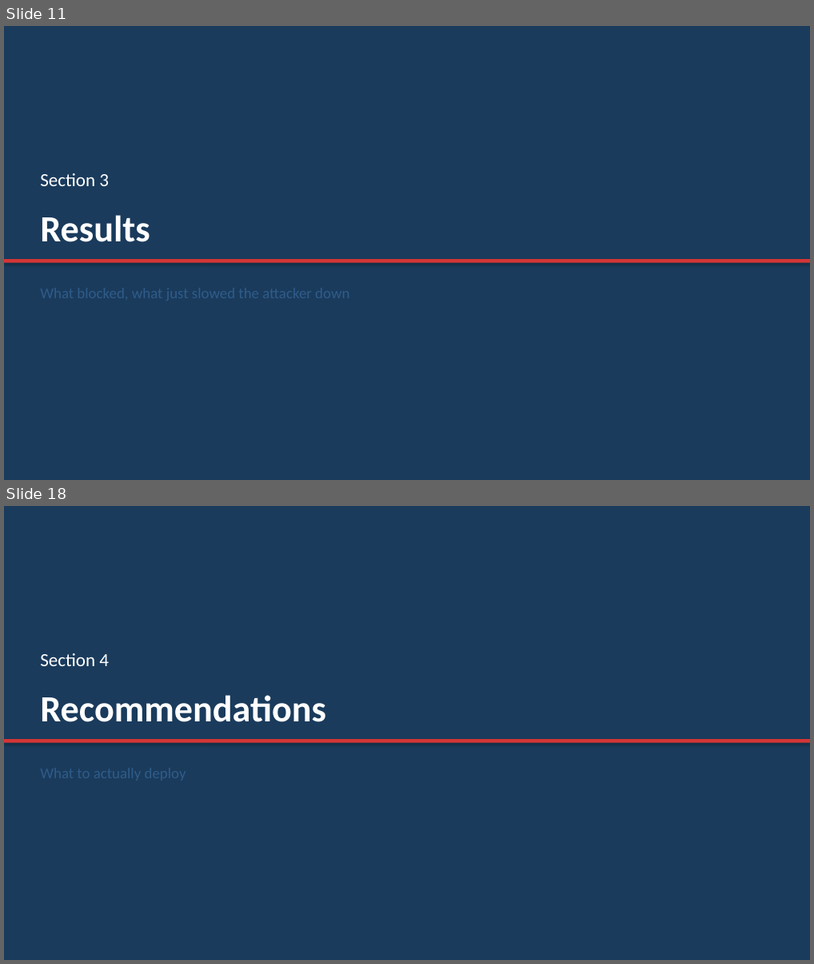
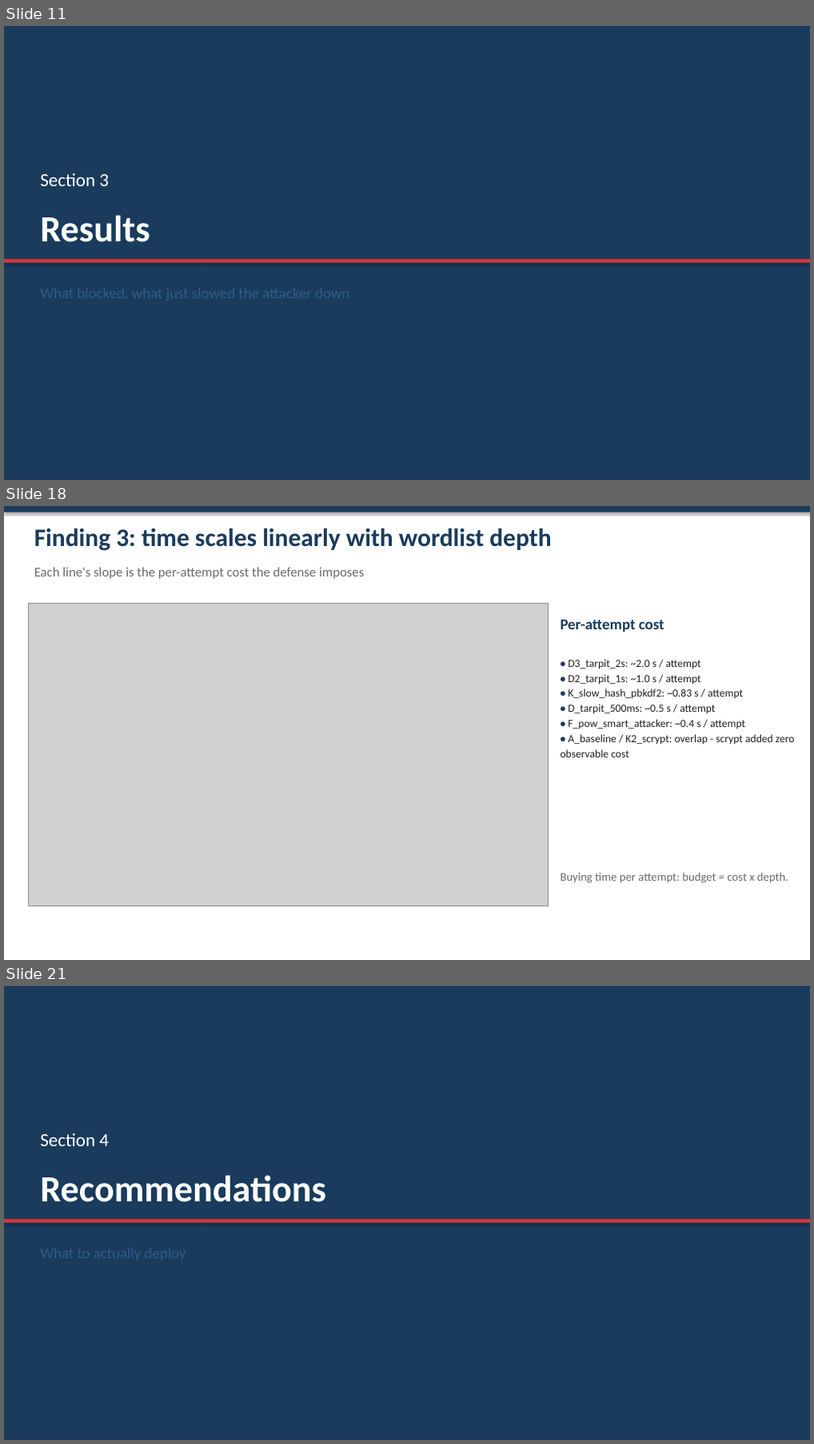
Before and after one commit to Spring-2026-Information-Security/Research-Project, a slide deck: Presentation.pptx. Shown one above the other, each under a label of ours: slides 11 and 18 before the commit, slides 11, 18 and 21 after it; the slides between them are not shown. The pictures are 814x964 and 814x1444 pixels, drawn with LibreOffice and Linux fonts; fonts in the diff are those of the drawing; grey boxes stand for pictures. Boxes give left, top, right and bottom in pixels: in the first picture for what was removed or moved away, otherwise in the second. Text is boxed around its words. In the diff, an @@ line names an element or a change of style, - is before the commit and + after.

```diff
--- a/Presentation.pptx
+++ b/Presentation.pptx
@@ slide 18 added at <box>4,506,810,960</box>, background #FFFFFF @@
@@ rectangle added at <box>4,506,810,512</box>, fill #1A3B5C @@
@@ text added at <box>34,528,551,551</box>, 30 pt, text #1A3B5C, bold @@
+Finding 3: time scales linearly with wordlist depth
@@ text added at <box>34,567,364,579</box>, 16 pt, text #6A6A6A @@
+Each line's slope is the per-attempt cost the defense imposes
@@ picture added at <box>28,603,549,905</box> @@
@@ text added at <box>561,619,665,632</box>, 18 pt, text #1A3B5C, bold @@
+Per-attempt cost
@@ text added at <box>561,659,795,757</box>, 13 pt, text #1F1F1F @@
+• D3_tarpit_2s: ~2.0 s / attempt
+• D2_tarpit_1s: ~1.0 s / attempt
+• K_slow_hash_pbkdf2: ~0.83 s / attempt
+• D_tarpit_500ms: ~0.5 s / attempt
+• F_pow_smart_attacker: ~0.4 s / attempt
+• A_baseline / K2_scrypt: overlap - scrypt added zero observable cost
@@ text added at <box>561,872,789,883</box>, 14 pt, text #6A6A6A @@
+Buying time per attempt: budget = cost x depth.
@@ what was slide 18 is now slide 21 @@
```
Also in this commit, not shown: 5 slides changed, 4 other slides added, 2 slides removed, 2 other files.
